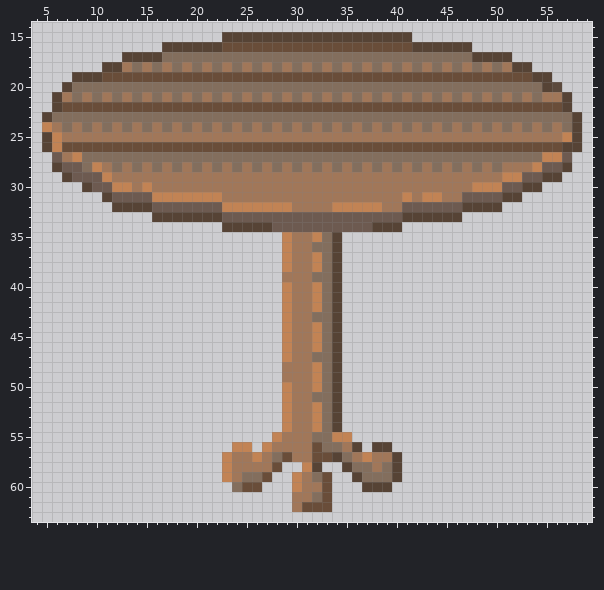
Two versions of one pixel-art sprite, Game/Sprites/Round-table.png. This is how it looked before the edit.
The file is 64x64 pixels. Shown: x 4..59, y 14..63.
Once edited:
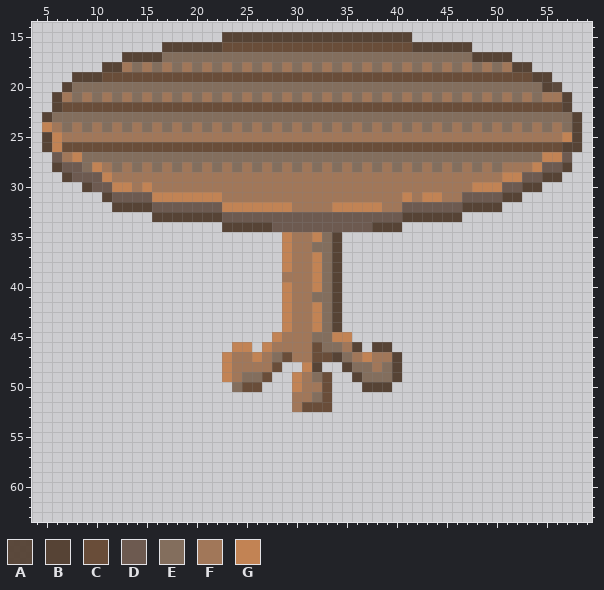
Palette (. is transparent): A #564335f4  B #564335  C #694d39  D #6d5a50  E #836e5d  F #a17759  G #c28354
Author's note on the commit: Adding hitboxes and remodeling the table
Changes in this commit:
{"y":39,"x":32,"old":"E","new":"G"}
{"y":41,"x":32,"old":"G","new":"E"}
{"y":43,"x":32,"old":"E","new":"G"}
{"y":45,"x":28,"old":".G","new":"GF"}
{"y":45,"x":32,"old":"G","new":"E"}
{"y":45,"x":34,"old":"B.","new":"GG"}
{"y":46,"x":24,"old":"..","new":"GG"}
{"y":46,"x":27,"old":"..G","new":"GFF"}
{"y":46,"x":32,"old":"G","new":"C"}
{"y":46,"x":34,"old":"B..","new":"EFB"}
{"y":46,"x":38,"old":"..","new":"BB"}
{"y":47,"x":23,"old":"......G","new":"GFFGFEC"}
{"y":47,"x":32,"old":"EE","new":"CC"}
{"y":47,"x":35,"old":"......","new":"EFGFFB"}
{"y":48,"x":23,"old":"......FFFGEB......","new":"GFFFFC..GB..BEEFEB"}
{"y":49,"x":23,"old":".....","new":"GFEEC"}
{"y":49,"x":29,"old":"FF","new":".G"}
{"y":49,"x":32,"old":"GEB","new":"EC."}
{"y":49,"x":36,"old":".....","new":"BEEEB"}
{"y":50,"x":24,"old":"...","new":"ECC"}
{"y":50,"x":29,"old":"GF","new":".G"}
{"y":50,"x":32,"old":"GEB","new":"FC."}
{"y":50,"x":37,"old":"...","new":"BBB"}
{"y":51,"x":29,"old":"G","new":"."}
{"y":51,"x":33,"old":"EB","new":"C."}
{"y":52,"x":29,"old":"G","new":"."}
{"y":52,"x":31,"old":"FGEB","new":"CCC."}
{"y":53,"x":29,"old":"GFFGEB","new":"......"}
{"y":54,"x":29,"old":"GFFGEB","new":"......"}
{"y":55,"x":28,"old":"GFFFEEGG","new":"........"}
{"y":56,"x":24,"old":"GG","new":".."}
{"y":56,"x":27,"old":"GFFFFCEEFB","new":".........."}
{"y":56,"x":38,"old":"BB","new":".."}
{"y":57,"x":23,"old":"GFFGFECFFCCBEFGFFB","new":".................."}
{"y":58,"x":23,"old":"GFFFFC","new":"......"}
{"y":58,"x":31,"old":"GB","new":".."}
{"y":58,"x":35,"old":"BEEFEB","new":"......"}
{"y":59,"x":23,"old":"GFEEC","new":"....."}
{"y":59,"x":30,"old":"GFEC","new":"...."}
{"y":59,"x":36,"old":"BEEEB","new":"....."}
{"y":60,"x":24,"old":"ECC","new":"..."}
{"y":60,"x":30,"old":"GFFC","new":"...."}
{"y":60,"x":37,"old":"BBB","new":"..."}
{"y":61,"x":30,"old":"FFEC","new":"...."}
{"y":62,"x":30,"old":"FCCC","new":"...."}
